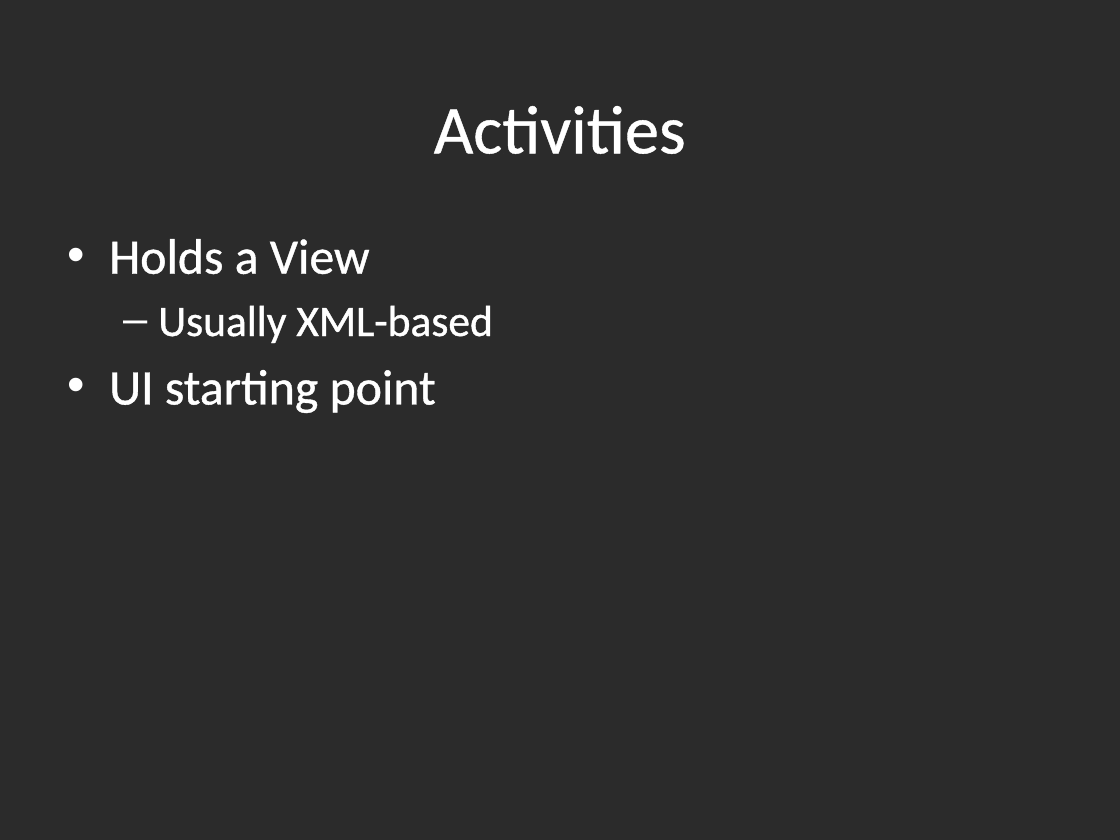
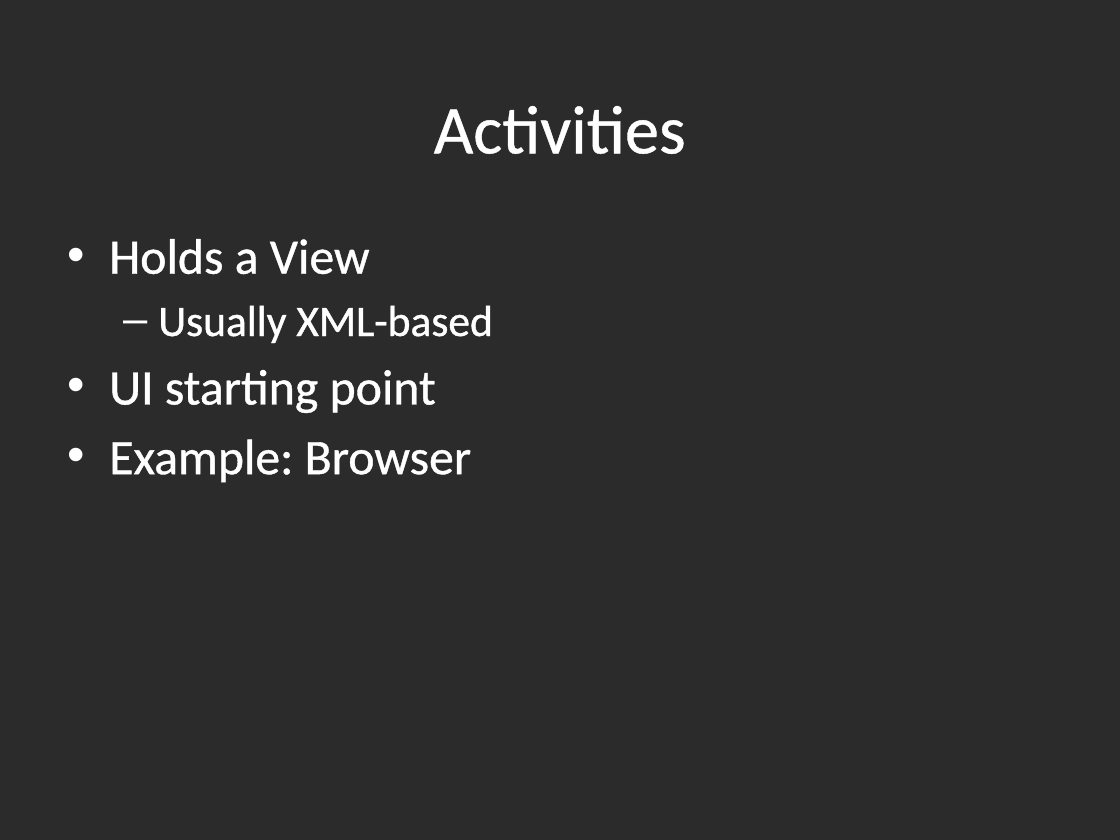
Before and after one commit to drwelden/Android-Presentation, a slide deck: slide 13 of Developing With Android.pptx (slide 10 before the commit). Drawn at 1120x840 pixels with LibreOffice and Linux fonts; fonts in the diff are those of the drawing; background and template pictures are left out; a plain dark background stands for a picture behind light text. Boxes give left, top, right and bottom in pixels: in the first picture for what was removed or moved away, otherwise in the second. Text is boxed around its words. In the diff, an @@ line names an element or a change of style, - is before the commit and + after.

```diff
--- a/Developing With Android.pptx
+++ b/Developing With Android.pptx
@@ text at box(109, 439, 471, 483): paragraph added @@
+• Example: Browser
```
Also in this commit, not shown: 2 other slides changed, 8 slides added.
